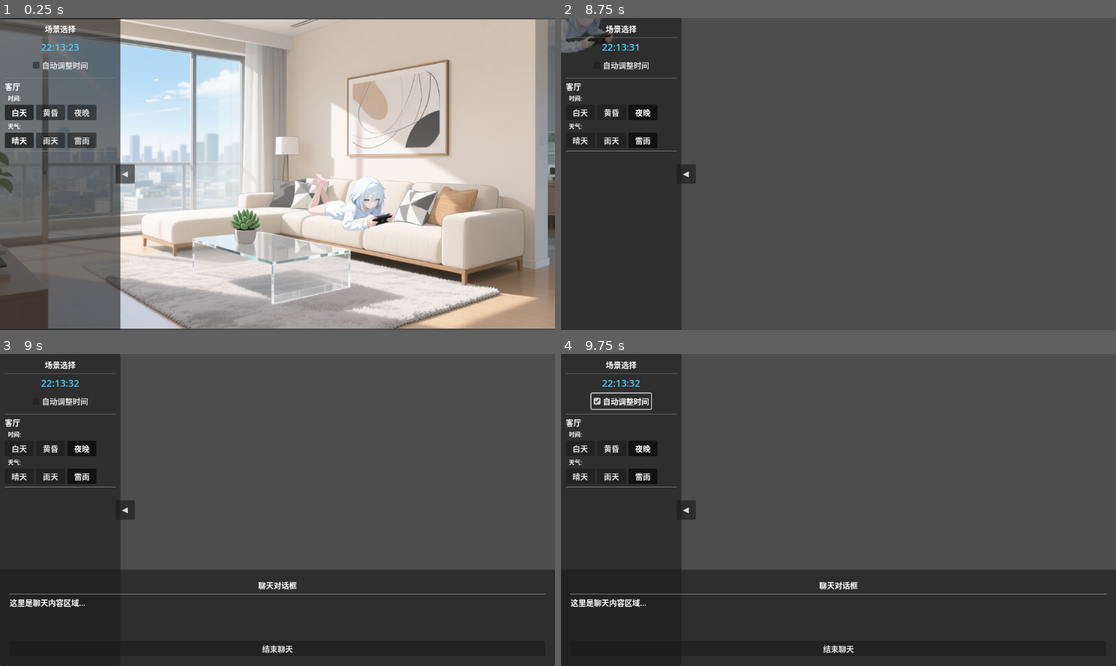
Above: before the commit, frames 1-4 (two rows, left to right).
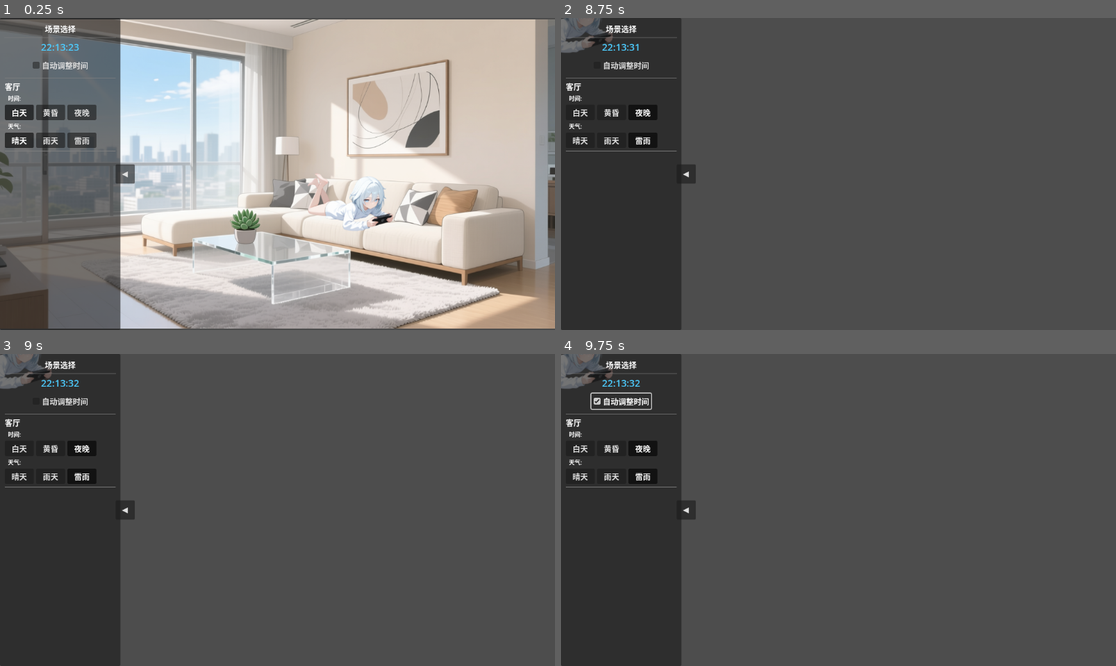
Above: after the commit, the same moments.

Repository: xhc2008/CABM-ED
Game: Godot game, scene res://scripts/main.tscn
Two runs of this game, one before a commit and one after it. Both use one fixed random seed, a clock stepped at 60 frames per second and the inputs below.
Inputs (mouse positions are in pixels of both pictures, inside the frame that each line leads up to):
- Up to frame 1 (0.25 s): no input
- Up to frame 2 (8.75 s): click (910, 202) at 0.5 s; click "自动调整时间" at 1.25 s; click "白天" at 2 s; click "黄昏" at 2.75 s; click "夜晚" at 3.5 s; click "晴天" at 4.25 s; click "雨天" at 5 s; click "雷雨" at 5.75 s; click "◀" at 6.5 s; click "▶" at 7.25 s; click "结束聊天" at 8 s
- Up to frame 3 (9 s): click (160, 547) at 8.77 s
- Up to frame 4 (9.75 s): click "自动调整时间" at 9.5 s

Frames 1-2 are identical in both runs. In frame 3, 25% of the frame differs, in the area x 0-100%, y 0-100%; in frame 4, 25%.

Commit message:
fix: 按钮大小

Diff:
--- a/project.godot
+++ b/project.godot
@@ -19,3 +19,4 @@
 
 renderer/rendering_method="gl_compatibility"
 renderer/rendering_method.mobile="gl_compatibility"
+textures/vram_compression/import_etc2_astc=true
--- a/scripts/character.gd
+++ b/scripts/character.gd
@@ -121,6 +121,9 @@
 	if ResourceLoader.exists(image_path):
 		texture_normal = load(image_path)
 
+		# 设置按钮大小为纹理大小，确保点击区域匹配图片
+		custom_minimum_size = texture_normal.get_size()
+		size = texture_normal.get_size()
 
 		# 更新位置和缩放
 		_update_position_and_scale_from_preset()
@@ -141,6 +144,9 @@
 	var chat_image_path = "res://assets/images/character/chat/normal.png"
 	if ResourceLoader.exists(chat_image_path):
 		texture_normal = load(chat_image_path)
+		# 更新按钮大小
+		custom_minimum_size = texture_normal.get_size()
+		size = texture_normal.get_size()
 
 	# 计算背景中央位置（本地坐标）
 	if not background_node:
Not shown, added: export_presets.cfg
Not shown, changed: assets/images/character/README.md
